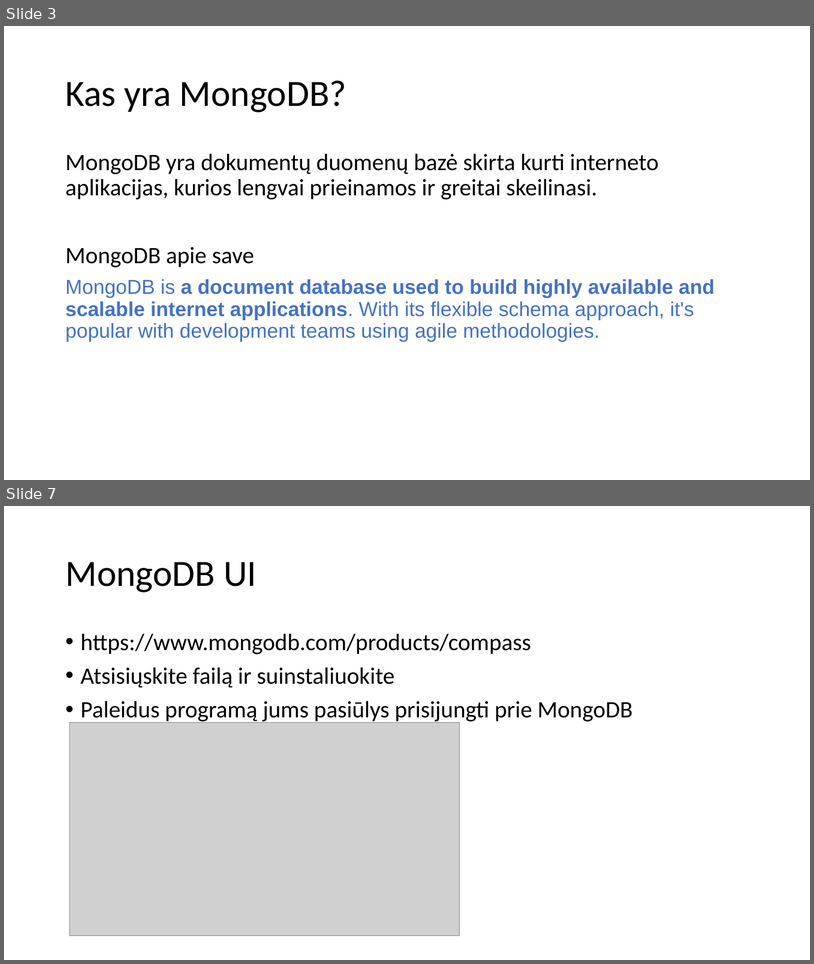
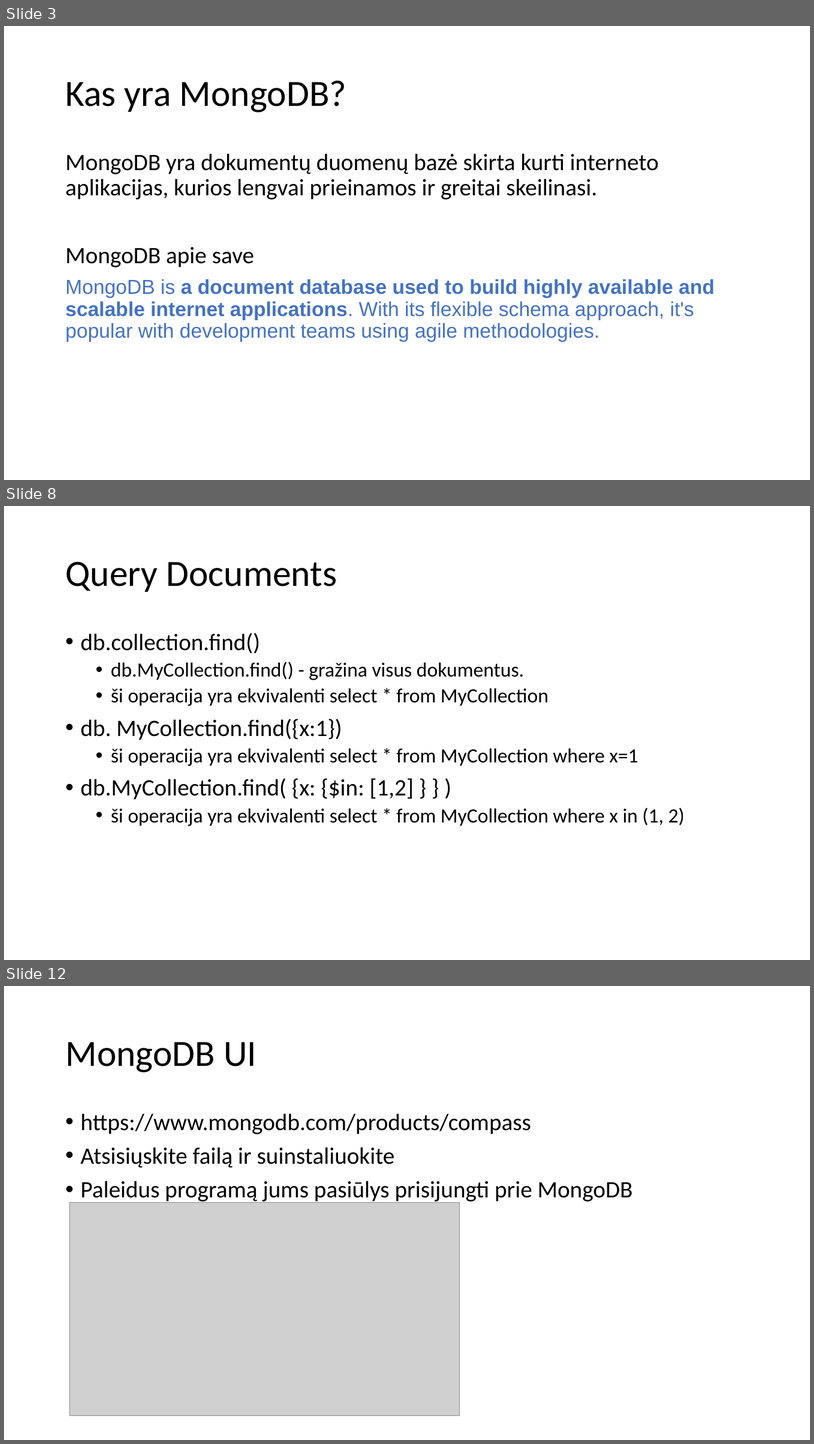
Before and after one commit to modsldn/darbas_su_duomenimis, a slide deck: skaidres/darbas_su_duomenimis_13.pptx. Shown one above the other, each under a label of ours: slides 3 and 7 before the commit, slides 3, 8 and 12 after it; the slides between them are not shown. The pictures are 814x964 and 814x1444 pixels, drawn with LibreOffice and Linux fonts; fonts in the diff are those of the drawing; grey boxes stand for pictures. Boxes give left, top, right and bottom in pixels: in the first picture for what was removed or moved away, otherwise in the second. Text is boxed around its words. In the diff, an @@ line names an element or a change of style, - is before the commit and + after.

```diff
--- a/skaidres/darbas_su_duomenimis_13.pptx
+++ b/skaidres/darbas_su_duomenimis_13.pptx
@@ slide 8 added at (x1=4, y1=506, x2=810, y2=960), background #FFFFFF @@
@@ title added at (x1=65, y1=562, x2=337, y2=592), 44 pt, text #000000 @@
+Query Documents
@@ text added at (x1=81, y1=633, x2=685, y2=826), 24 pt, text #000000 @@
+• db.collection.find()
+  • db.MyCollection.find() - gražina visus dokumentus.
+  • ši operacija yra ekvivalenti select * from MyCollection
+• db. MyCollection.find({x:1})
+  • ši operacija yra ekvivalenti select * from MyCollection where x=1
+• db.MyCollection.find( {x: {$in: [1,2] } } )
+  • ši operacija yra ekvivalenti select * from MyCollection where x in (1, 2)
@@ what was slide 7 is now slide 12 @@
```
Also in this commit, not shown: 3 slides changed, 12 other slides added, 3 slides removed, 3 other files.
